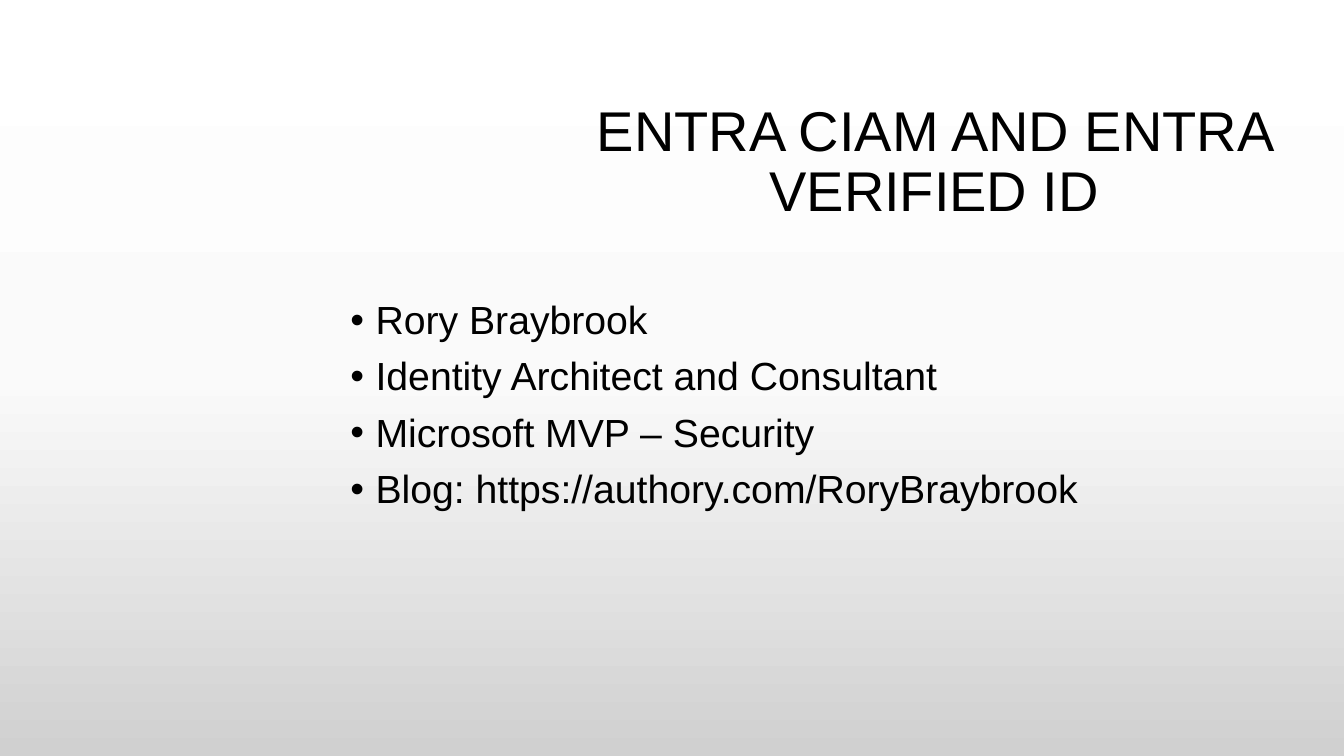
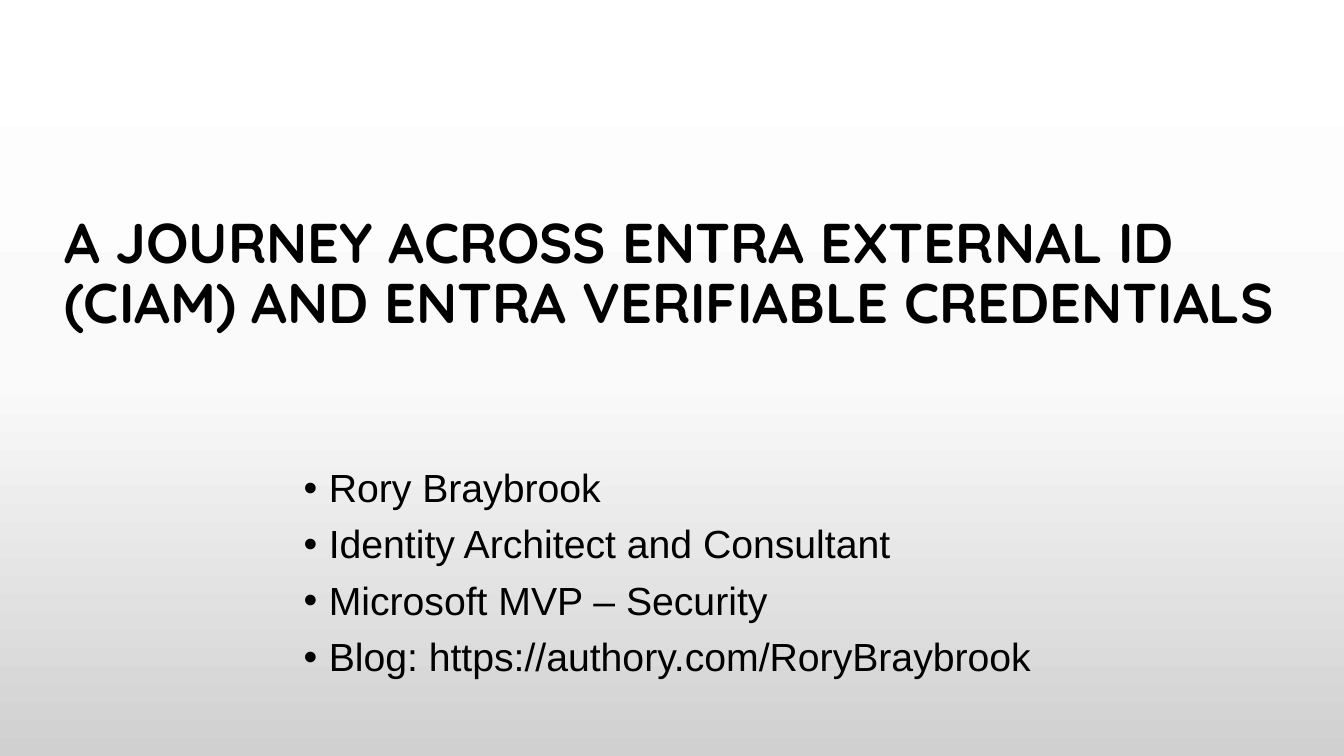
Before and after one commit to rbrayb/Presentations, a slide deck: slide 1 of Entra-CIAM-and-VC/Entra-CIAM-and-VC.pptx. Drawn at 1344x756 pixels with LibreOffice and Linux fonts; fonts in the diff are those of the drawing; background and template pictures are left out. Boxes give left, top, right and bottom in pixels: in the first picture for what was removed or moved away, otherwise in the second. Text is boxed around its words. In the diff, an @@ line names an element or a change of style, - is before the commit and + after.

Commit message:
Update deck

```diff
--- a/Entra-CIAM-and-VC/Entra-CIAM-and-VC.pptx
+++ b/Entra-CIAM-and-VC/Entra-CIAM-and-VC.pptx
@@ title at [64, 223, 1274, 333]: text changed; font Arial to Quicksand; bold on @@
-ENTRA CIAM AND ENTRA VERIFIED ID
+A JOURNEY ACROSS ENTRA EXTERNAL ID (CIAM) AND ENTRA VERIFIABLE CREDENTIALS
@@ text "Rory Braybrook": place and size @@
-text "Rory Braybrook" at [376, 305, 1078, 511]
+text "Rory Braybrook" at [329, 473, 1031, 679]
```
Also in this commit, not shown: 2 other slides changed, 15 slides added, 3 slides removed.
